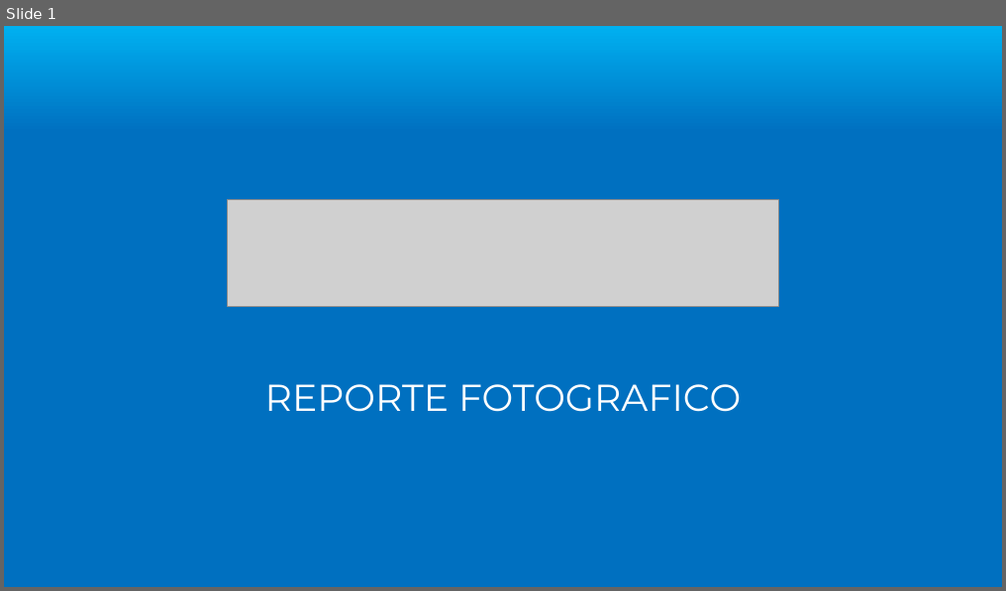
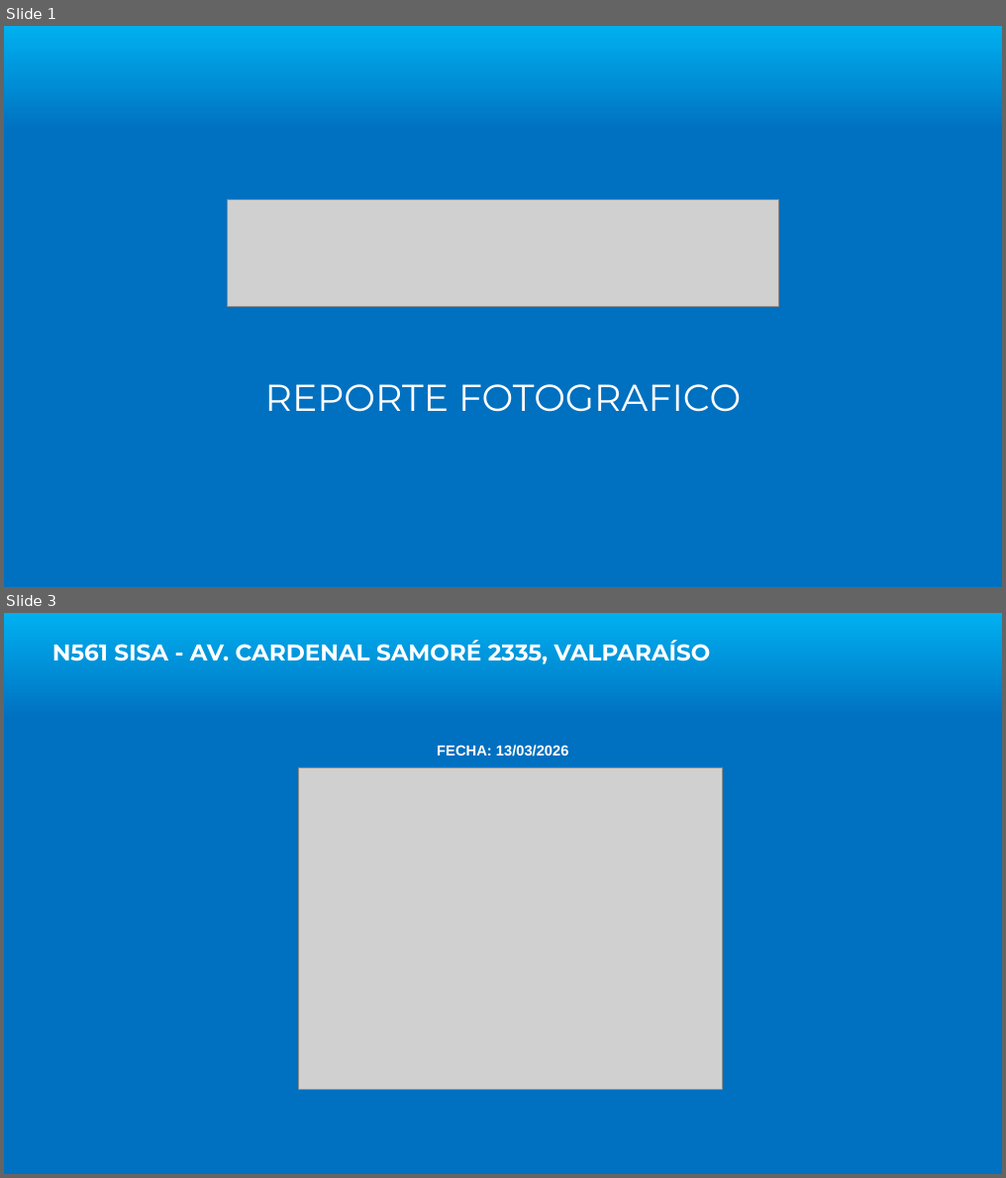
Before and after one commit to jrolivares/App-Imp, a slide deck: Termplate.pptx. Shown one above the other, each under a label of ours: slide 1 before the commit, slides 1 and 3 after it; the slides between them are not shown. The pictures are 1006x591 and 1006x1178 pixels, drawn with LibreOffice and Linux fonts; fonts in the diff are those of the drawing; grey boxes stand for pictures; background and template pictures are left out. Boxes give left, top, right and bottom in pixels: in the first picture for what was removed or moved away, otherwise in the second. Text is boxed around its words. In the diff, an @@ line names an element or a change of style, - is before the commit and + after.

```diff
--- a/Termplate.pptx
+++ b/Termplate.pptx
@@ slide 3 added at (4, 613, 1002, 1174), background gradient #00B0F0 to #0070C0 @@
@@ text added at (53, 640, 711, 664), 22 pt, text #FFFFFF, bold @@
+N561 SISA - AV. CARDENAL SAMORÉ 2335, VALPARAÍSO
@@ text added at (437, 745, 569, 757), 14 pt, text #FFFFFF, bold @@
+FECHA: 13/03/2026
@@ picture added at (299, 767, 723, 1089) @@
```
Also in this commit, not shown: 4 other slides added, 7 slides removed, 3 other files.
